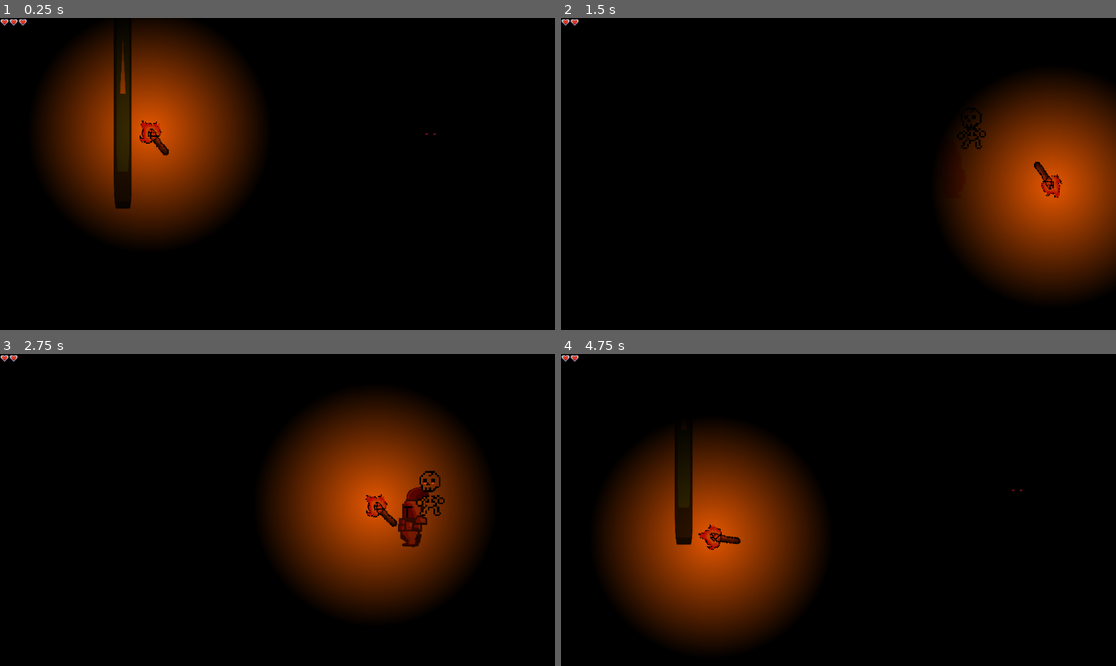
Above: before the commit, frames 1-4 (two rows, left to right).
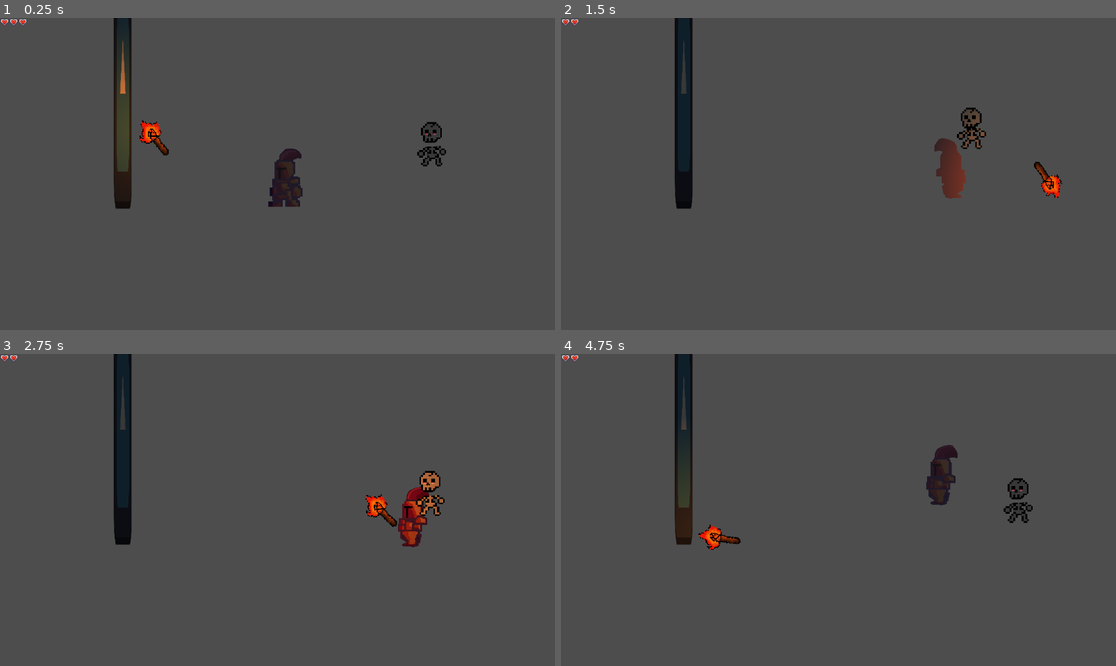
Above: after the commit, the same moments.

Repository: marinamolinat/Godot-Game
Game: Godot game, scene res://scenes/game.tscn
Same seed, same stepped clock (60 frames per second), same inputs: the game is played once before the commit and once after it. The engine's default icon, where the game draws it, is replaced by a stand-in: a white triangle on a blue panel in a dark square.
Inputs:
- Up to frame 1 (0.25 s): no input
- Up to frame 2 (1.5 s): tap Enter (ui_accept) at 0.5, 0.77 s; hold Right (ui_right) from 0.53 s (still down); tap E (torch ) at 0.6, 1.35 s
- Up to frame 3 (2.75 s): tap Enter (ui_accept) at 1.52 s; release Right (ui_right) at 2.03 s; hold Left (ui_left) from 2.03 s (still down); tap E (torch ) at 2.1 s
- Up to frame 4 (4.75 s): release Left (ui_left) at 2.78 s; hold Right (ui_right) 2.78-4.28 s; tap E (torch ) at 2.85, 3.6, 4.35 s; tap Enter (ui_accept) at 3.02, 3.77, 4.52 s; hold Left (ui_left) from 4.28 s (still down)

The runs differ from the first frame. In frame 1, 99% of the frame differs, in the area x 0-100%, y 0-100%; in frame 2, 99%; in frame 3, 99%; in frame 4, 99%.

Commit message:
syill suffering with light

Diff:
--- a/project.godot
+++ b/project.godot
@@ -26,4 +26,3 @@
 [rendering]
 
 textures/canvas_textures/default_texture_filter=0
-viewport/hdr_2d=true
--- a/scenes/game.tscn
+++ b/scenes/game.tscn
@@ -1,28 +1,20 @@
-[gd_scene load_steps=9 format=3 uid="uid://bmw85n2rxe4ec"]
+[gd_scene load_steps=8 format=3 uid="uid://bmw85n2rxe4ec"]
 
 [ext_resource type="PackedScene" uid="uid://4jmgtao5njy3" path="res://scenes/player.tscn" id="1_uwrxv"]
 [ext_resource type="Texture2D" uid="uid://ddl17sjnigig7" path="res://icon.svg" id="2_lnu2h"]
 [ext_resource type="PackedScene" uid="uid://c8ts5siibjdhf" path="res://scenes/torch.tscn" id="2_yqjtg"]
 [ext_resource type="PackedScene" uid="uid://b3vvwwwomhoeq" path="res://scenes/skeleton.tscn" id="4_lbhrr"]
 
+[sub_resource type="CanvasItemMaterial" id="CanvasItemMaterial_lbhrr"]
+light_mode = 2
+
 [sub_resource type="WorldBoundaryShape2D" id="WorldBoundaryShape2D_yqjtg"]
 
 [sub_resource type="RectangleShape2D" id="RectangleShape2D_lnu2h"]
 size = Vector2(34, 508.5)
 
-[sub_resource type="Environment" id="Environment_lbhrr"]
-background_mode = 3
-ambient_light_source = 1
-
-[sub_resource type="Compositor" id="Compositor_p57ef"]
-
 [node name="game" type="Node2D"]
-
-[node name="ColorRect" type="ColorRect" parent="."]
-offset_left = -595.0
-offset_top = -346.0
-offset_right = 688.0
-offset_bottom = 327.0
+material = SubResource("CanvasItemMaterial_lbhrr")
 
 [node name="player" parent="." instance=ExtResource("1_uwrxv")]
 position = Vector2(14, -18)
@@ -52,9 +44,8 @@
 
 [node name="Camera2D" type="Camera2D" parent="."]
 
-[node name="WorldEnvironment" type="WorldEnvironment" parent="."]
-environment = SubResource("Environment_lbhrr")
-compositor = SubResource("Compositor_p57ef")
-
-[node name="CanvasModulate" type="CanvasModulate" parent="."]
+[node name="DirectionalLight2D" type="DirectionalLight2D" parent="."]
+position = Vector2(-2, 3)
 color = Color(0, 0, 0, 1)
+energy = 0.78
+blend_mode = 2
--- a/scenes/player.tscn
+++ b/scenes/player.tscn
@@ -9,6 +9,7 @@
 size = Vector2(57, 113)
 
 [sub_resource type="CanvasItemMaterial" id="CanvasItemMaterial_dqkch"]
+light_mode = 2
 
 [sub_resource type="AtlasTexture" id="AtlasTexture_qhqgy"]
 atlas = ExtResource("2_g2els")
--- a/scenes/skeleton.tscn
+++ b/scenes/skeleton.tscn
@@ -89,6 +89,7 @@
 shape = SubResource("RectangleShape2D_x6jny")
 
 [node name="AnimatedSprite2D" type="AnimatedSprite2D" parent="."]
+use_parent_material = true
 position = Vector2(29, -43)
 scale = Vector2(0.81, 0.789655)
 sprite_frames = SubResource("SpriteFrames_ft6oh")
